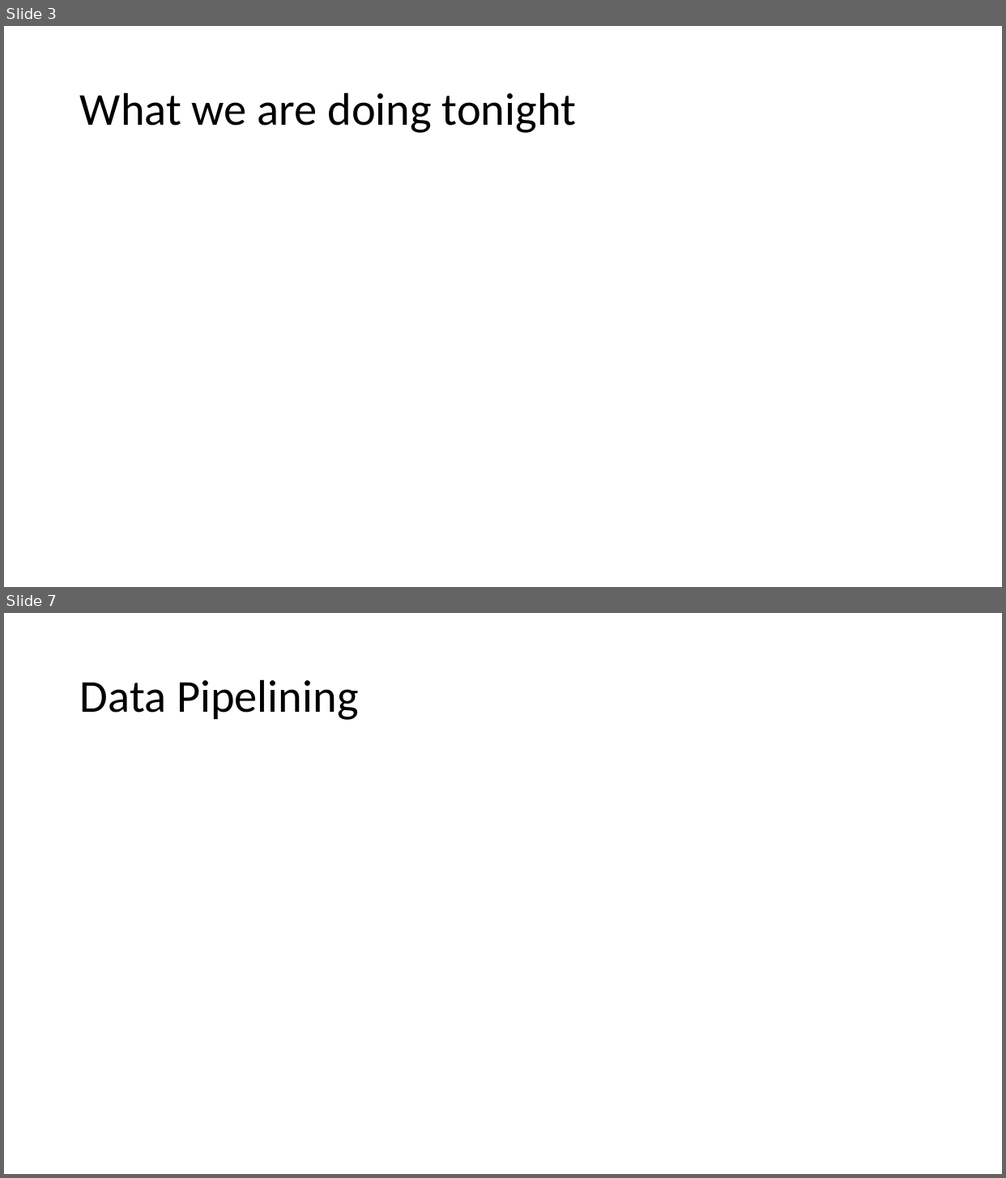
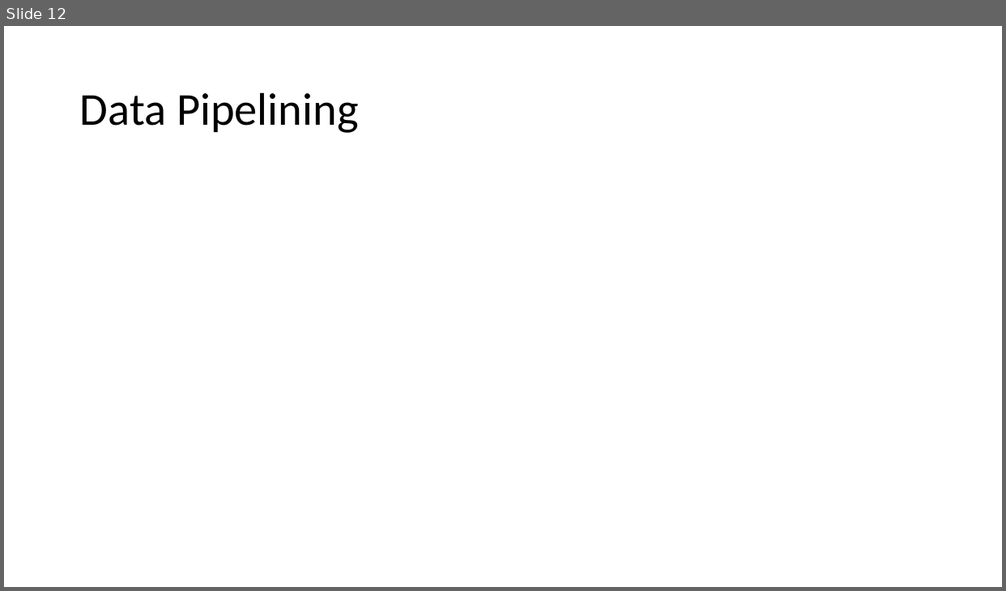
Before and after one commit to dreyco676/nlp_spark, a slide deck: TCHUG_NLP_PYSPARK.pptx. Shown one above the other, each under a label of ours: slides 3 and 7 before the commit, slide 12 after it; the slides between them are not shown. The pictures are 1006x1178 and 1006x591 pixels, drawn with LibreOffice and Linux fonts; fonts in the diff are those of the drawing. Boxes give left, top, right and bottom in pixels: in the first picture for what was removed or moved away, otherwise in the second. Text is boxed around its words. In the diff, an @@ line names an element or a change of style, - is before the commit and + after.

```diff
--- a/TCHUG_NLP_PYSPARK.pptx
+++ b/TCHUG_NLP_PYSPARK.pptx
@@ slide 3 removed at (x1=4, y1=26, x2=1002, y2=587), background #FFFFFF @@
@@ title removed at (x1=80, y1=92, x2=576, y2=133) @@
-What we are doing tonight
@@ what was slide 7 is now slide 12 @@
```
Also in this commit, not shown: 1 slide changed, 10 slides added, 4 other slides removed, 2 other files.
